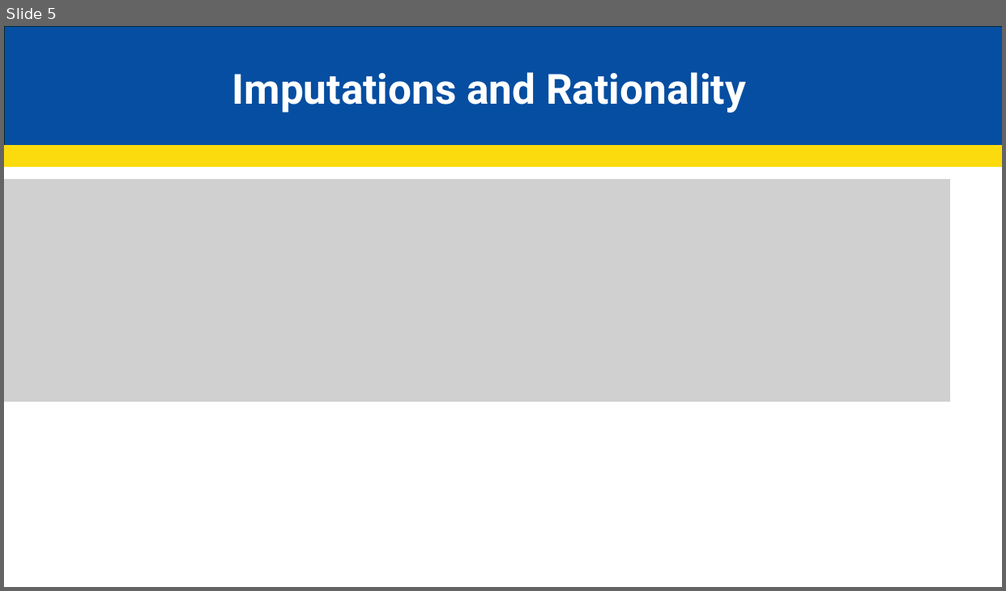
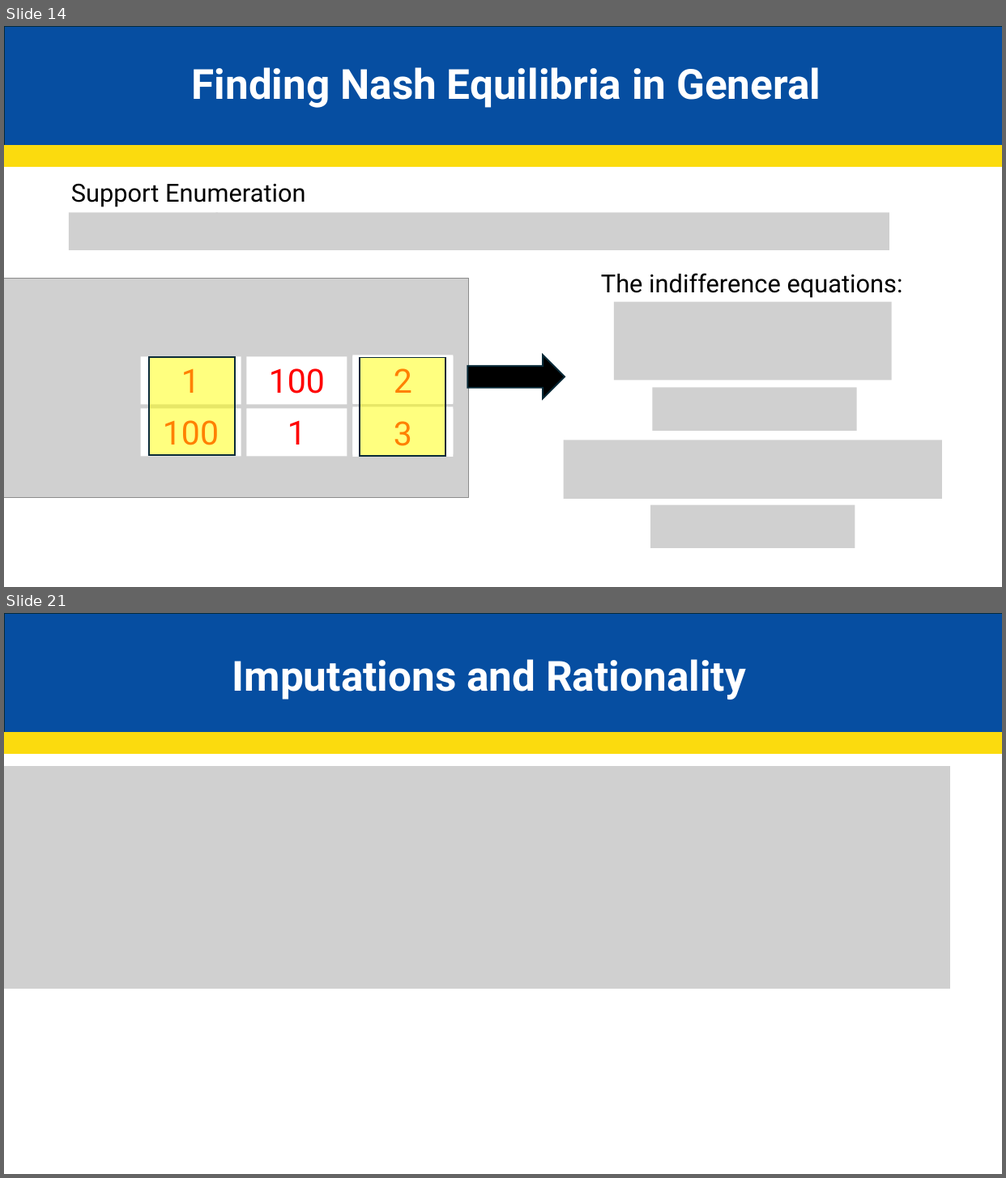
Before and after one commit to JakeCisc210/Candidacy, a slide deck: Reading Course/Presentations/Control Theory Part 1.pptx. Shown one above the other, each under a label of ours: slide 5 before the commit, slides 14 and 21 after it; the slides between them are not shown. The pictures are 1006x591 and 1006x1178 pixels, drawn with LibreOffice and Linux fonts; fonts in the diff are those of the drawing; grey boxes stand for pictures. Boxes give left, top, right and bottom in pixels: in the first picture for what was removed or moved away, otherwise in the second. Text is boxed around its words. In the diff, an @@ line names an element or a change of style, - is before the commit and + after.

```diff
--- a/Reading Course/Presentations/Control Theory Part 1.pptx
+++ b/Reading Course/Presentations/Control Theory Part 1.pptx
@@ slide 14 added at <box>4,26,1002,587</box>, background #FFFFFF @@
@@ rectangle added at <box>5,26,1002,146</box>, fill #064EA1, outline #092A39 1.5 pt @@
@@ text added at <box>192,67,820,108</box>, 40 pt, text #FFFFFF, bold @@
+Finding Nash Equilibria in General
@@ rectangle added at <box>4,146,1002,166</box>, fill #FBDB0E, outline #FBDB0E 1.5 pt @@
@@ text added at <box>71,183,306,212</box>, 24 pt, text #000000 @@
+  Support Enumeration Example:
@@ picture added at <box>69,212,889,250</box> @@
@@ picture added at <box>4,278,469,497</box> @@
@@ text added at <box>601,273,903,298</box>, 24 pt, text #000000 @@
+  The indifference equations:
@@ picture added at <box>614,302,892,381</box> @@
@@ rectangle added at <box>140,357,241,405</box>, fill #FFFFFF, 32 pt, text #FF0000 @@
+1
@@ rectangle added at <box>149,357,236,456</box>, fill #FFFF00 at 50% opacity, outline #092A39 1.5 pt @@
@@ rectangle added at <box>246,357,347,405</box>, fill #FFFFFF, 32 pt, text #FF0000 @@
+100
@@ rectangle added at <box>353,356,454,403</box>, fill #FFFFFF, 32 pt, text #FF0000 @@
+20
@@ rectangle added at <box>353,356,454,404</box>, fill #FFFFFF, 32 pt, text #FF0000 @@
+2
@@ rectangle added at <box>360,357,445,456</box>, fill #FFFF00 at 50% opacity, outline #092A39 1.5 pt @@
@@ right arrow added at <box>467,356,565,399</box>, fill #000000, outline #092A39 1.5 pt @@
@@ picture added at <box>652,387,857,431</box> @@
@@ rectangle added at <box>140,408,241,456</box>, fill #FFFFFF, 32 pt, text #FF0000 @@
+100
@@ rectangle added at <box>246,408,347,456</box>, fill #FFFFFF, 32 pt, text #FF0000 @@
+1
@@ rectangle added at <box>353,407,454,455</box>, fill #FFFFFF, 32 pt, text #FF0000 @@
+-20
@@ rectangle added at <box>353,409,454,457</box>, fill #FFFFFF, 32 pt, text #FF0000 @@
+3
@@ picture added at <box>563,440,942,499</box> @@
@@ picture added at <box>651,506,855,548</box> @@
@@ what was slide 5 is now slide 21 @@
```
Also in this commit, not shown: 2 slides changed, 17 other slides added, 2 slides removed.
